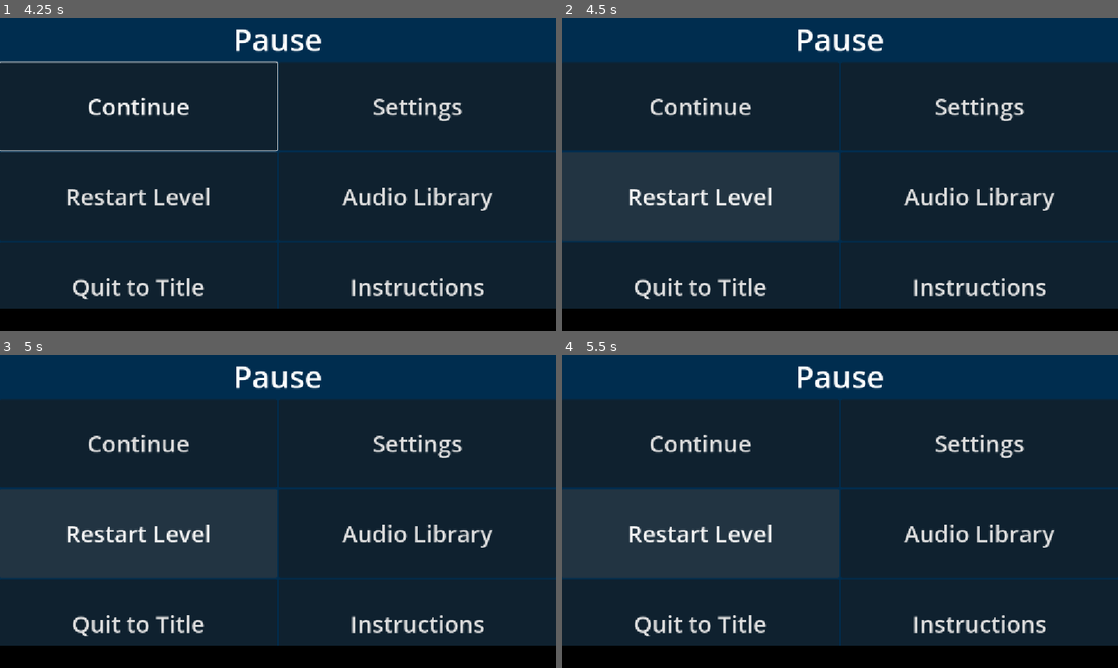
Above: before the commit, frames 1-4 (two rows, left to right).
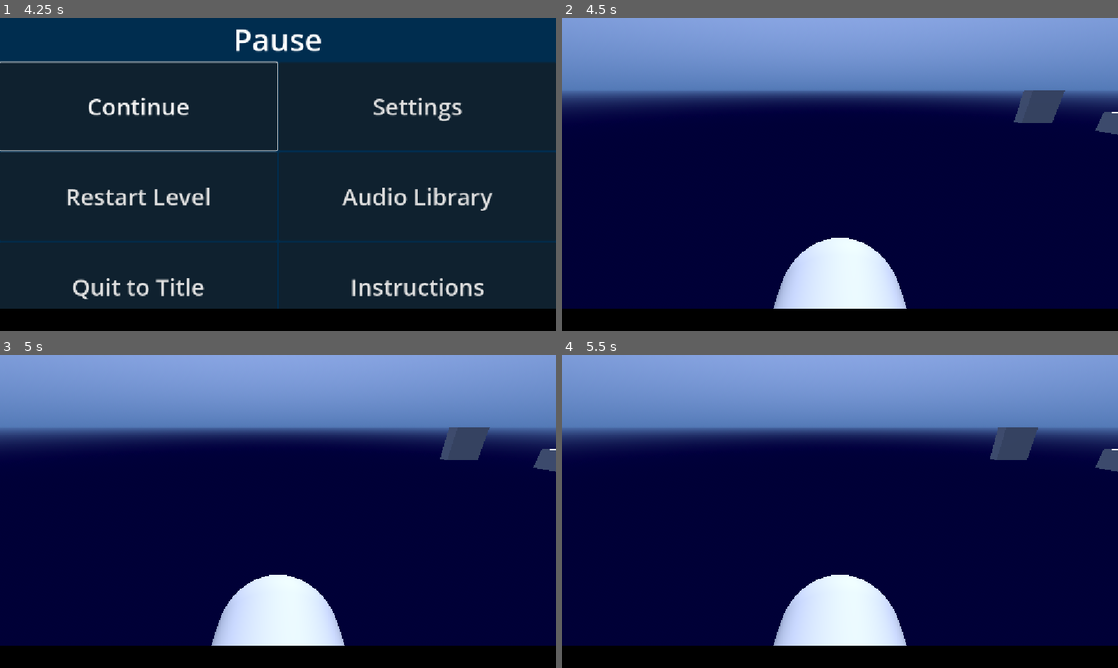
Above: after the commit, the same moments.

Repository: PeterDrake/yachtsinkers
Game: Godot game, scene res://yachtsinkers.tscn
Two runs of this game, one before a commit and one after it. Both use one fixed random seed, a clock stepped at 60 frames per second and the inputs below. Sound files missing from this copy of the repository are replaced by a short silence.
Inputs (mouse positions are in pixels of both pictures, inside the frame that each line leads up to):
- Up to frame 1 (4.25 s): hold Right (right) 0.53-1.28 s; tap 1 (bite) at 0.6, 3.6 s; hold Left (left) 1.28-2.03 s; tap 2 (dive) at 1.35 s; hold Right (right) 2.03-2.78 s; tap 3 (slap) at 2.1 s; hold Up (forward) 2.78-3.53 s; tap Space (space) at 2.85 s; hold Left (left) from 3.53 s (still down); tap Escape (pause) at 4.15 s
- Up to frame 2 (4.5 s): release Left (left) at 4.25 s; click "Restart Level" at 4.25 s
- Up to frame 3 (5 s): no input
- Up to frame 4 (5.5 s): click (701, 533) at 5 s, where only the run before the commit has a clickable "Restart Level"

Frame 1 is identical in both runs. In frame 2, 93% of the frame differs, in the area x 0-100%, y 0-93%; in frame 3, 92%; in frame 4, 92%.
Error in both runs: Out of bounds get index '0' (on base: 'PackedStringArray') (res://speech.gd:3)

Commit message:
Level can be restarted

Diff:
--- a/pause_menu.gd
+++ b/pause_menu.gd
@@ -31,7 +31,8 @@
 	unpause()
 
 func _on_restart_button_pressed() -> void:
-	pass # Replace with function body.
+	yachtsinkers.restart_level()
+	unpause()
 
 func _on_quit_button_pressed() -> void:
 	pass # Replace with function body.
--- a/yachtsinkers.gd
+++ b/yachtsinkers.gd
@@ -5,3 +5,8 @@
 func _ready():
 	current_level = load("res://level.tscn").instantiate()
 	add_child(current_level)
+
+func restart_level():
+	current_level.queue_free()
+	current_level = load("res://level.tscn").instantiate()
+	add_child(current_level)
